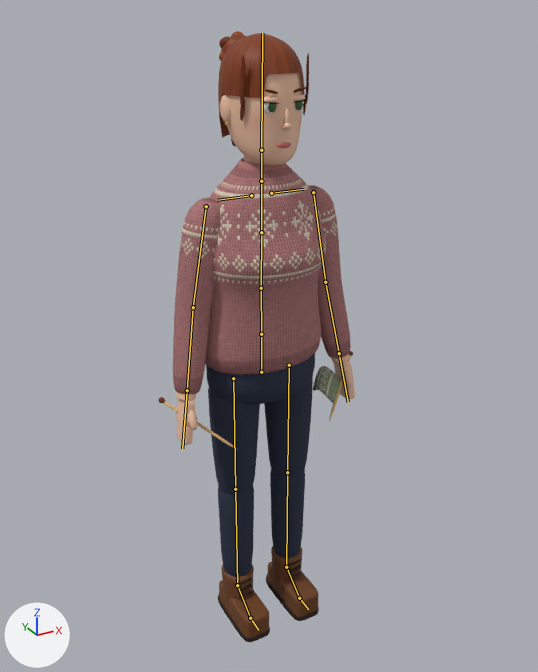
Before and after pictures for a commit that changed the Blender file tools/character_build/nora/nora.blend.
The view is the same before and after, from a 50 mm camera at (-0.884, -1.65, 1.754) aimed at (0.016, -0.013, 0.936). Every picture has the same lights, and +X, +Y and +Z are marked at lower left. The first picture is the older version. Both versions are drawn at frame 11 of the action 'Idle'; the numbers are the values there. The bones that bend it are drawn over the model as lines.

In view in the first picture: 'KnitProps', 'NoraMesh'.
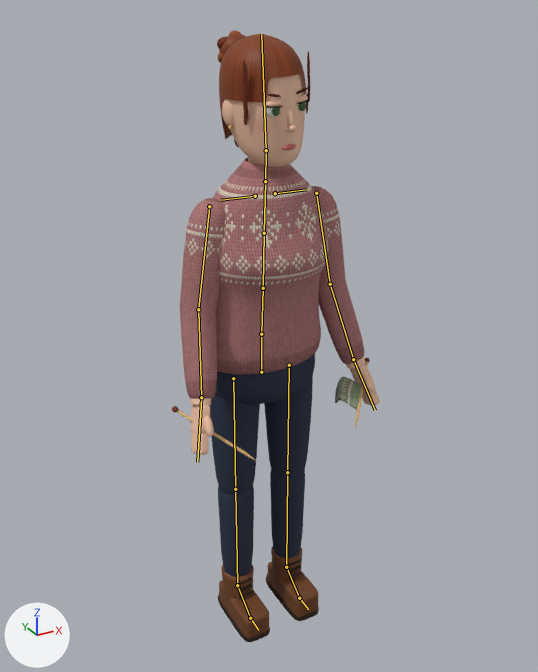
Location of each change, (x1, y1, x2, y2) in pixels of the pictures (538 x 672 px):
'NoraMesh', posed (10% wider)
    before: (173, 31, 355, 642)
    after: (180, 30, 380, 642)
'KnitProps', posed
    before: (158, 351, 353, 450)
    after: (172, 357, 370, 460)
bone 'Spine', root to tip
    before: (261, 334) to (261, 288)
    after: (261, 334) to (263, 288)
bone 'Chest', root to tip
    before: (261, 288) to (261, 232)
    after: (263, 288) to (264, 233)
bone 'Head', root to tip
    before: (261, 150) to (262, 33)
    after: (266, 150) to (261, 34)
bone 'LeftUpperArm', root to tip
    before: (313, 192) to (325, 282)
    after: (316, 193) to (330, 284)
bone 'LeftLowerArm', root to tip
    before: (325, 282) to (339, 353)
    after: (330, 284) to (353, 359)
bone 'LeftHand', root to tip
    before: (339, 353) to (348, 402)
    after: (353, 359) to (375, 410)
bone 'RightUpperArm', root to tip
    before: (206, 206) to (193, 307)
    after: (209, 206) to (198, 309)
bone 'RightLowerArm', root to tip
    before: (193, 307) to (187, 390)
    after: (198, 309) to (201, 397)
bone 'RightHand', root to tip
    before: (187, 390) to (182, 448)
    after: (201, 397) to (197, 462)

The edits, one by one:
Bone 'Spine' (bone_spine) turns from (0, 0, 0) to (1, 2, -1) degrees about its own x, y and z.
Bone 'Chest' (bone_chest) turns from (1, 0, 0) to (1, -1, 1) degrees about its own x, y and z.
Bone 'Head' (bone_head) turns from (1, 3, 0) to (2, 3, 5) degrees about its own x, y and z.
Bone 'LeftUpperArm' (bone_leftupperarm) turns from (1, 0, 0) to (5, 0, 0) degrees about its own x, y and z.
Bone 'LeftLowerArm' (bone_leftlowerarm) turns from (6, 0, 0) to (18, 0, 0) degrees about its own x, y and z.
Bone 'LeftHand' (bone_lefthand) turns from (0, 0, 0) to (0, 0, 6) degrees about its own x, y and z.
Bone 'RightUpperArm' (bone_rightupperarm) turns from (1, 0, 0) to (5, 0, 0) degrees about its own x, y and z.
Bone 'RightLowerArm' (bone_rightlowerarm) turns from (6, 0, 0) to (18, 0, 0) degrees about its own x, y and z.
Bone 'RightHand' (bone_righthand) turns from (0, 0, 0) to (0, 0, -6) degrees about its own x, y and z.
